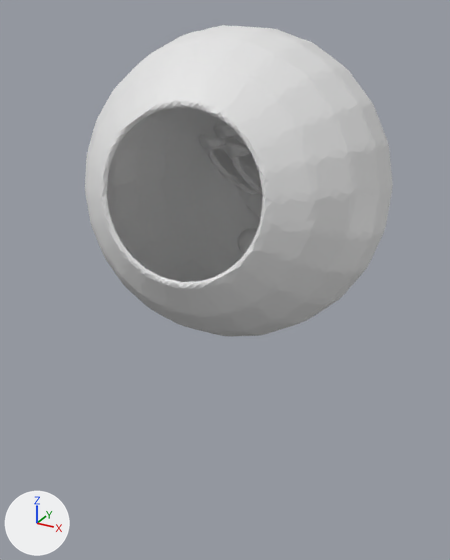
Two versions of the OBJ model dataset/fix/e_data/train_mesh/out_2_0_1.obj, one commit apart.
The view is the same before and after, from a 50 mm lens placed at (0.24, -0.486, 0.199), pointed at (0.015, -0.078, -0.005). Lighting does not change. The marker at lower left points along +X, +Y and +Z. Where no turn or scale is listed for an object, it has been applied to the vertices.

The older version as bpy lines, for what is in view:
```python
me_out_2_0_1 = bpy.data.meshes.new('out_2_0_1')
me_out_2_0_1.from_pydata(...)  # 15378 vertices, 30756 faces; spans x -0.107..0.132, y -0.166..0.106, z -0.053..0.187
ob_out_2_0_1 = bpy.data.objects.new('out_2_0_1', me_out_2_0_1)
ob_out_2_0_1.location = (0.0, 0.0, 0.0)
```
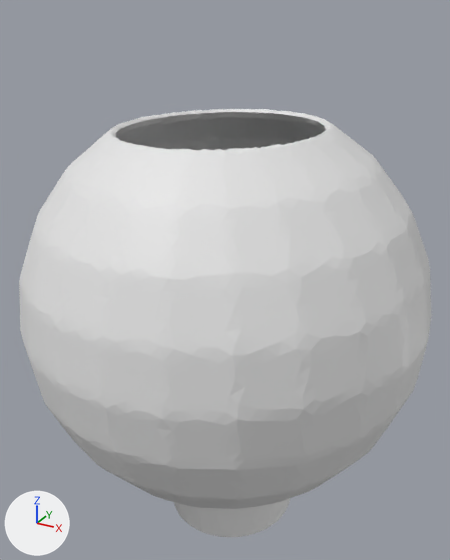
Boxes [x1, y1, x2, y2] around the edits, measured in the pictures (450 x 560 px; the box of a moved part takes in the faces that stretch with it):
'out_2_0_1', reshaped (34% wider, 37% taller): before [85, 25, 393, 337]; after [19, 109, 432, 537]
part 1 of me_out_2_0_1, moved or reshaped (not visible afterwards): before [238, 228, 257, 254]
part 2 of me_out_2_0_1, moved or reshaped: before [85, 25, 393, 337]; after [19, 109, 430, 537]

Diff of the bpy script that builds the scene:
```diff
--- a/dataset/fix/e_data/train_mesh/out_2_0_1.obj.py
+++ b/dataset/fix/e_data/train_mesh/out_2_0_1.obj.py
@@ me_out_2_0_1 @@
 me_out_2_0_1.from_pydata(...)  # 15378 vertices, 30756 faces; spans x -0.107..0.132, y -0.166..0.106, z -0.053..0.187
 # used by ob_out_2_0_1; location = (0.0, 0.0, 0.0)
+# me_out_2_0_1 part 1: the loose piece of 5002 vertices spanning x -0.013..0.013, y -0.013..0.013, z -0.013..0.013 is multiplied about its middle by the matrix ((-0.736, 0.138, 1.038), (-1.043, -0.21, -0.711), (0.093, -1.255, 0.233))
+# me_out_2_0_1 part 2: the loose piece of 10376 vertices spanning x -0.107..0.132, y -0.166..0.106, z -0.053..0.187 is multiplied about its middle by the matrix ((-0.736, 0.138, 1.038), (-1.043, -0.21, -0.711), (0.093, -1.255, 0.233)), then moved by (0.018, -0.073, -0.104)
```
